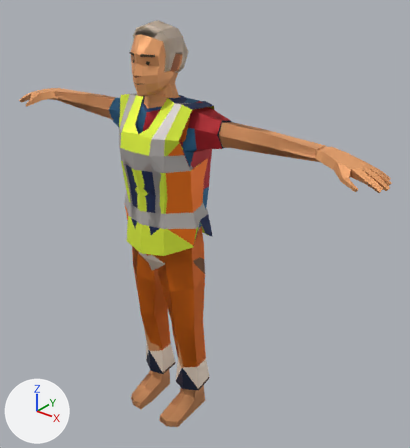
The Blender file Assets/_Project/__Avatar_System2.0/Male/1. Blender/Male_Body_Reg-White.blend, before and after one commit.
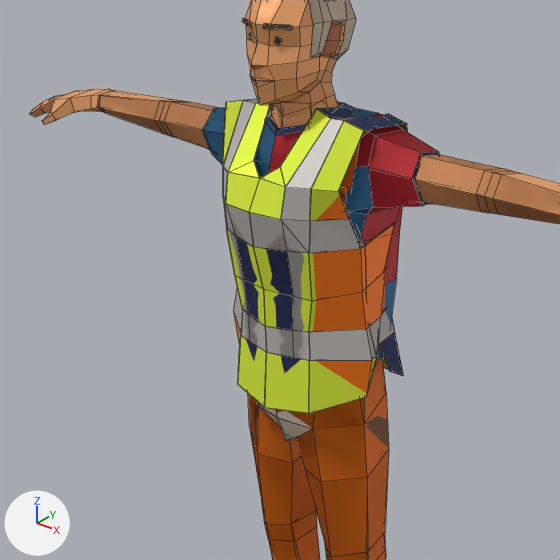
Each version is shown whole from a 50 mm lens placed at (1.507, -1.62, 2.036), pointed at (0.117, 0.118, 0.959), then close up on the part from 1% to 72% of the width and 9% to 74% of the height. Arrows for +X, +Y and +Z are at lower left; the lights stay in place. The last two pictures show the newer version. The close-ups show mesh edges as thin lines.

Objects in the first close-up: 'Male_Hair_Reg_White', 'Male_Hands_Body', 'Male_Head_Body', 'Male_Legs_Body', 'Male_Torso_Body', 'Male_Torso_Coveralls_Orange', 'Male_Torso_Tshirt-Blue', 'Male_Torso_Tshirt-Red', 'Male_Vest_Safety-Blue', 'Male_Vest_Safety-Orange', 'Male_Vest_Safety-Yellow' and 2 more.
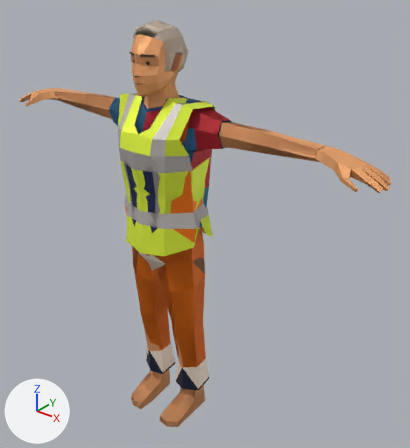
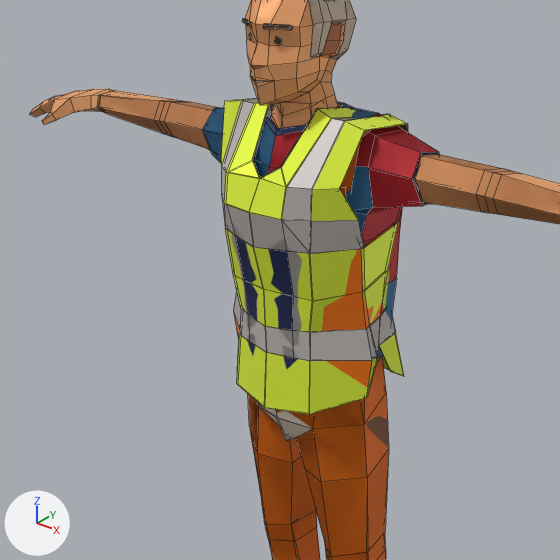
The change, as a list of edits to the scene's bpy script:
```text
Change me_female_vest_safetyvest:
    used by ob_male_vest_safety_yellow; location = (0.0, 0.0, 0.0)
    remove me_female_vest_safetyvest.from_pydata(...)  # 91 vertices, 78 faces; spans x -0.203..0.203, y -0.178..0.153, z 0.894..1.527
    add me_female_vest_safetyvest.from_pydata(...)  # 53 vertices, 39 faces; spans x 0.0..0.206, y -0.178..0.153, z 0.894..1.527
    me_female_vest_safetyvest part 1
    38 vertices are removed from x -0.203..-0.036, y -0.167..0.152, z 0.907..1.527
    39 faces are deleted
    22 vertices in x 0.036..0.19, y -0.153..0.152, z 0.907..1.527 move by (0.004, 0.0, 0.0)
    7 vertices in x 0.077..0.203, y -0.167..0.101, z 0.958..1.515 move by (0.003, 0.0, 0.0)
    3 vertices in x 0.131..0.167, y 0.034..0.11, z 1.192..1.295 move by (0.007, 0.011, 0.0)
    6 vertices move from x 0.159..0.187, y -0.091..0.067, z 1.176..1.505 to x 0.163..0.191, y -0.091..0.077, z 1.176..1.507
Change ob_male_vest_safety_yellow:
    add _m = ob_male_vest_safety_yellow.modifiers.new('Mirror', 'MIRROR')
    add _m.use_clip = True
```

Boxes [x1, y1, x2, y2] around the edits, measured in the close-ups (560 x 560 px):
'Male_Vest_Safety-Yellow', reshaped, modifiers changed: before [223, 100, 406, 414]; after [221, 98, 408, 414]
